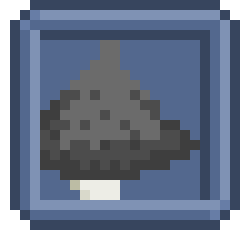
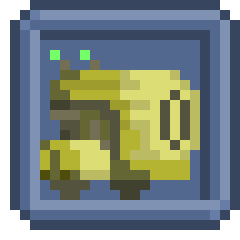
Layers edited between the first and the second 240 x 240 image:
added layer "Pasted Layer #51" above "Pasted Layer #50" over [40, 50, 200, 200]
hid "Pasted Layer #50" over [40, 40, 200, 200]
hid "Pasted Layer #49" over [40, 40, 200, 200]
